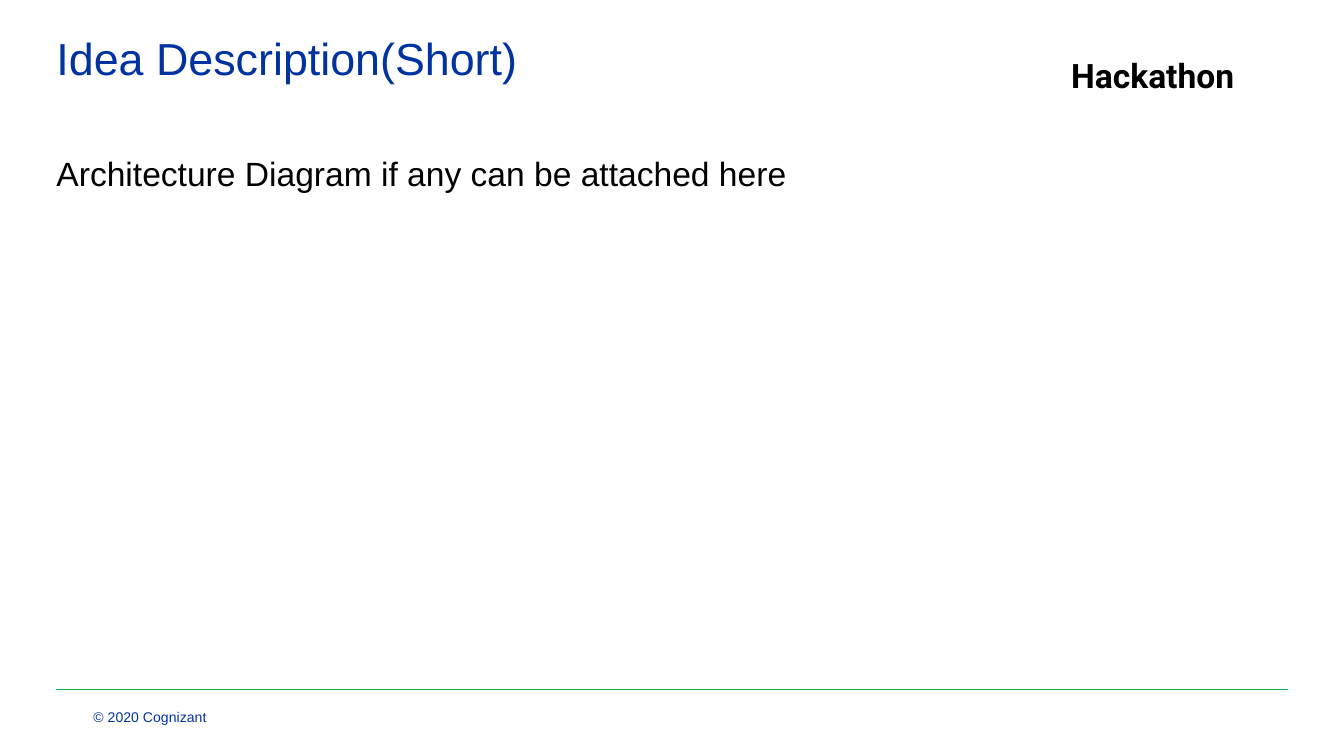
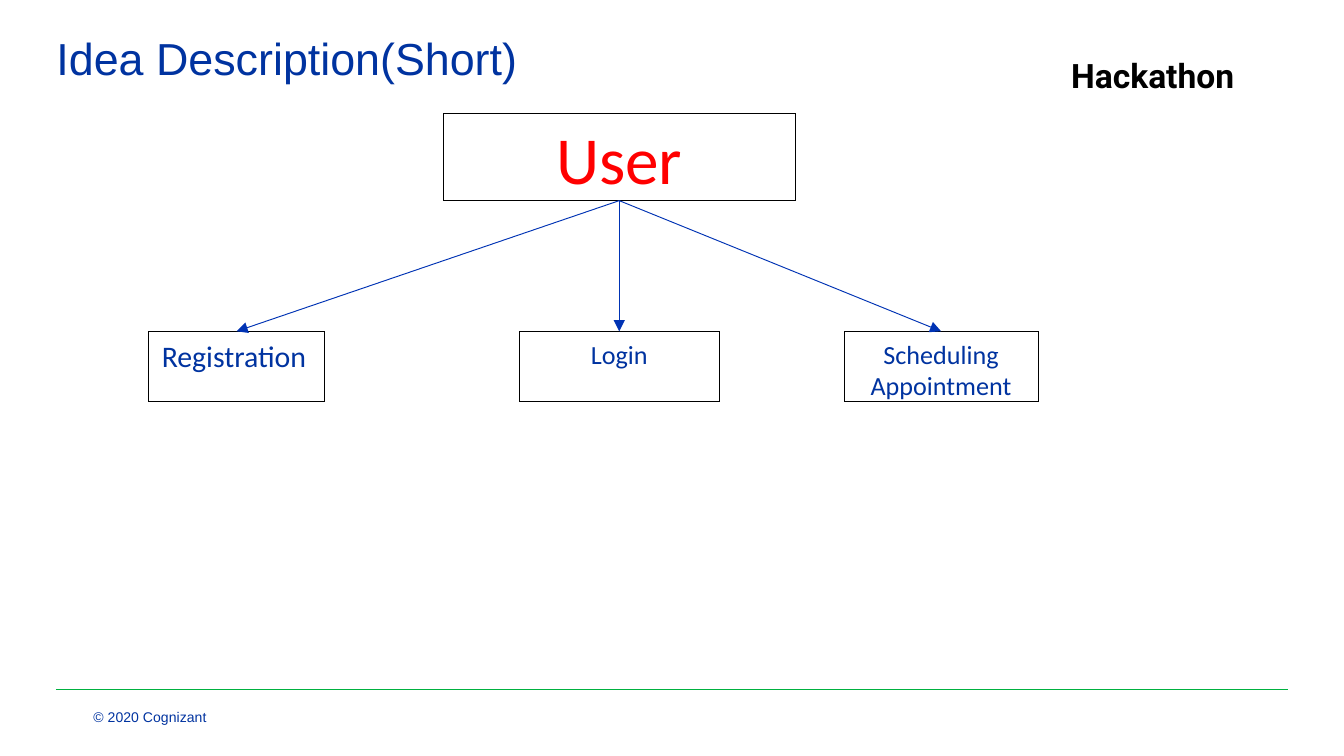
Before and after one commit to aruntejateja1/tusk, a slide deck: slide 5 of Hackathon_Template_Arun Teja.pptx (slide 4 before the commit). Drawn at 1344x756 pixels with LibreOffice and Linux fonts; fonts in the diff are those of the drawing; background and template pictures are left out. Boxes give left, top, right and bottom in pixels: in the first picture for what was removed or moved away, otherwise in the second. Text is boxed around its words. In the diff, an @@ line names an element or a change of style, - is before the commit and + after.

```diff
--- a/Hackathon_Template_Arun Teja.pptx
+++ b/Hackathon_Template_Arun Teja.pptx
@@ rectangle added at (x1=444, y1=114, x2=796, y2=202), fill #FFFFFF, outline #000000 0.5 pt, 36 pt, text #FF0000 @@
+User
@@ text removed at (x1=56, y1=161, x2=786, y2=192) @@
-Architecture Diagram if any can be attached here
@@ arrow added from (620, 200) to (237, 332), #0033B4 0.5 pt @@
@@ arrow added from (620, 200) to (620, 332), #0033B4 0.5 pt @@
@@ arrow added from (620, 200) to (941, 332), #0033B4 0.5 pt @@
@@ rectangle added at (x1=148, y1=332, x2=324, y2=402), fill #FFFFFF, outline #000000 0.5 pt, 16 pt, text #0033A0 @@
+Registration
@@ rectangle added at (x1=519, y1=332, x2=719, y2=402), fill #FFFFFF, outline #000000 0.5 pt, 14 pt, text #0033A0 @@
+Login
@@ rectangle added at (x1=844, y1=332, x2=1038, y2=402), fill #FFFFFF, outline #000000 0.5 pt, 14 pt, text #0033A0 @@
+Scheduling Appointment
```
Also in this commit, not shown: 2 other slides changed, 1 slide added.
